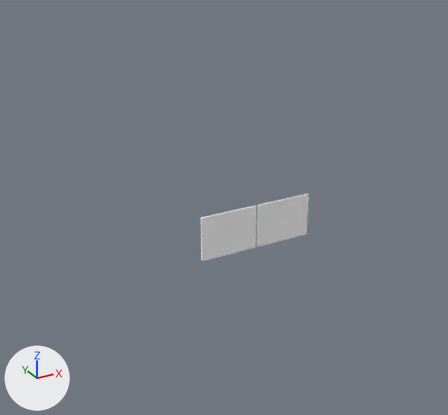
A saved change to the glTF model support-level-3/assets/models/exit_panel.gltf.
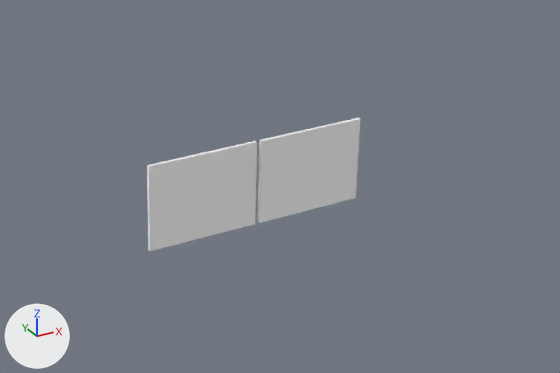
There are two pictures of each version: one whole from a camera (50 mm lens) standing at (-16.3, -26.0, 15.8) and looking at (-1.3, 1.3, 2.2), one close up on the part from 28% to 92% of the width and 32% to 78% of the height. Lighting does not change. The marker at lower left points along +X, +Y and +Z. The older version's two pictures come first. Vertices at exactly the same position are counted once.

Names of what the first close-up shows: 'exit_panel'.
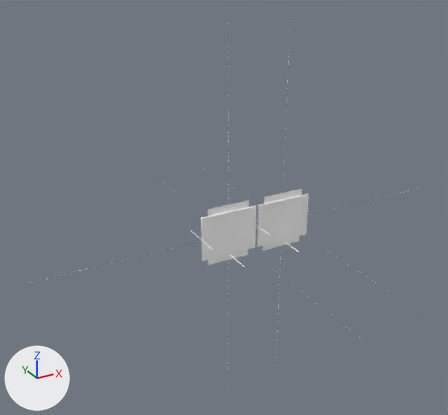
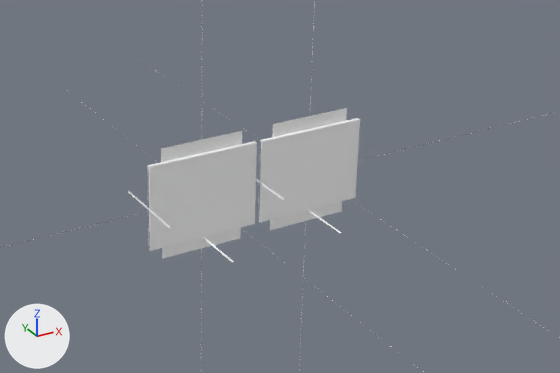
Location of each change, (x1, y1, x2, y2) in pixels of the close-ups (560 x 373 px):
'exit_panel', reshaped: before (147, 118, 360, 251); after (0, 2, 555, 370)
part 1 of me_exit_panel, rebuilt: (147, 141, 257, 251) in both
part 2 of me_exit_panel, rebuilt: (258, 118, 360, 223) in both
part 3 of me_exit_panel, added: after (0, 2, 555, 370)

The change, as a list of edits to the scene's bpy script:
```text
Add mat_metal_dark:
    mat_metal_dark = principled_material('metal_dark')
    mat_metal_dark.base_color = (1.0, 1.0, 1.0)  # white #ffffff
    mat_metal_dark.metallic = 1.0
    mat_metal_dark.roughness = 1.0
Change me_exit_panel:
    used by ob_exit_panel; location = (0.0, 0.0, 0.0)
    remove me_exit_panel.from_pydata(...)  # 16 vertices, 24 faces; spans x -3.37..3.37, y -0.05..0.05, z 0.0..2.5
    add me_exit_panel.from_pydata(...)  # 120 vertices, 112 faces; spans x -12.61..12.61, y -10.82..10.95, z -9.74..12.04
    me_exit_panel part 1: the loose piece of 8 vertices spanning x -3.37..-0.07, y -0.05..0.05, z 0.0..2.5 is rebuilt with 24 vertices and now spans x -3.37..-0.07, y -0.05..0.05, z 0.0..2.5
    me_exit_panel part 2: the loose piece of 8 vertices spanning x 0.07..3.37, y -0.05..0.05, z 0.0..2.5 is rebuilt with 24 vertices and now spans x 0.07..3.37, y -0.05..0.05, z 0.0..2.5
    me_exit_panel part 3
    56 vertices are added at x -3.37..12.61, y -1.63..1.63, z -9.74..12.04
    8 new vertices lie (-21.78, 0.0, 0.0) away from vertices in x 9.17..12.61, y 0.05..0.06, z 1.12..1.15
    12 new faces join them, mat_door_metal (white #ffffff)
    20 new faces join them, mat_metal_dark (white #ffffff)
    other edits to the shape of me_exit_panel do not show in these pictures
    add me_exit_panel.materials.append(mat_metal_dark)  # white #ffffff
```
